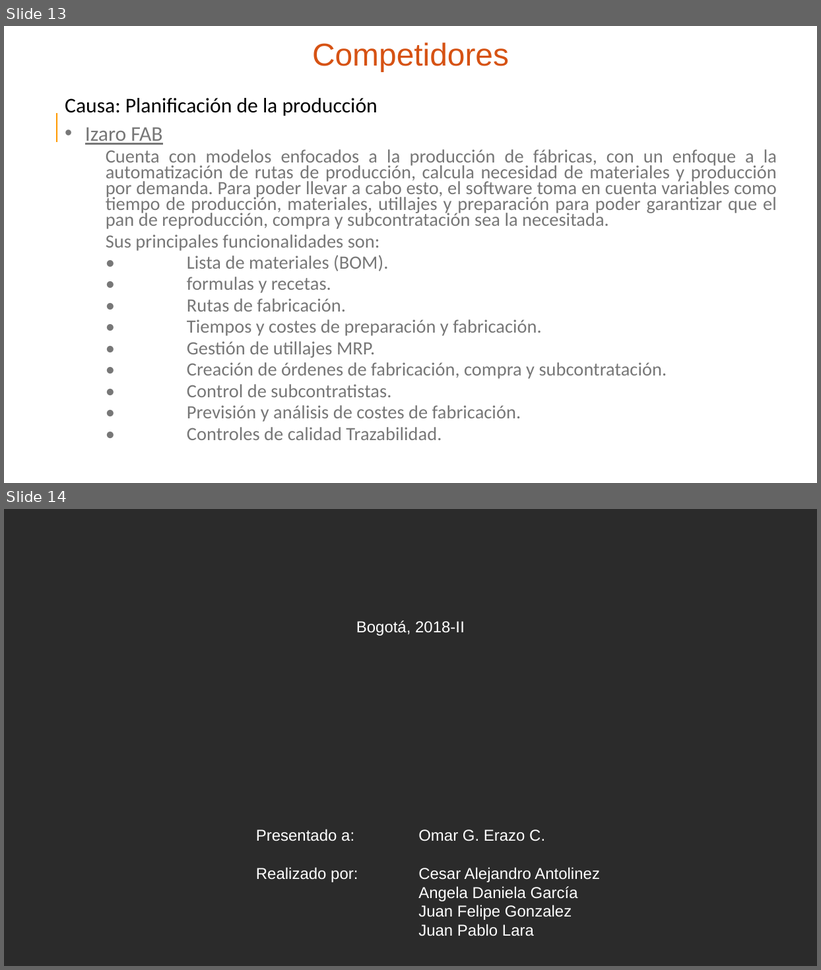
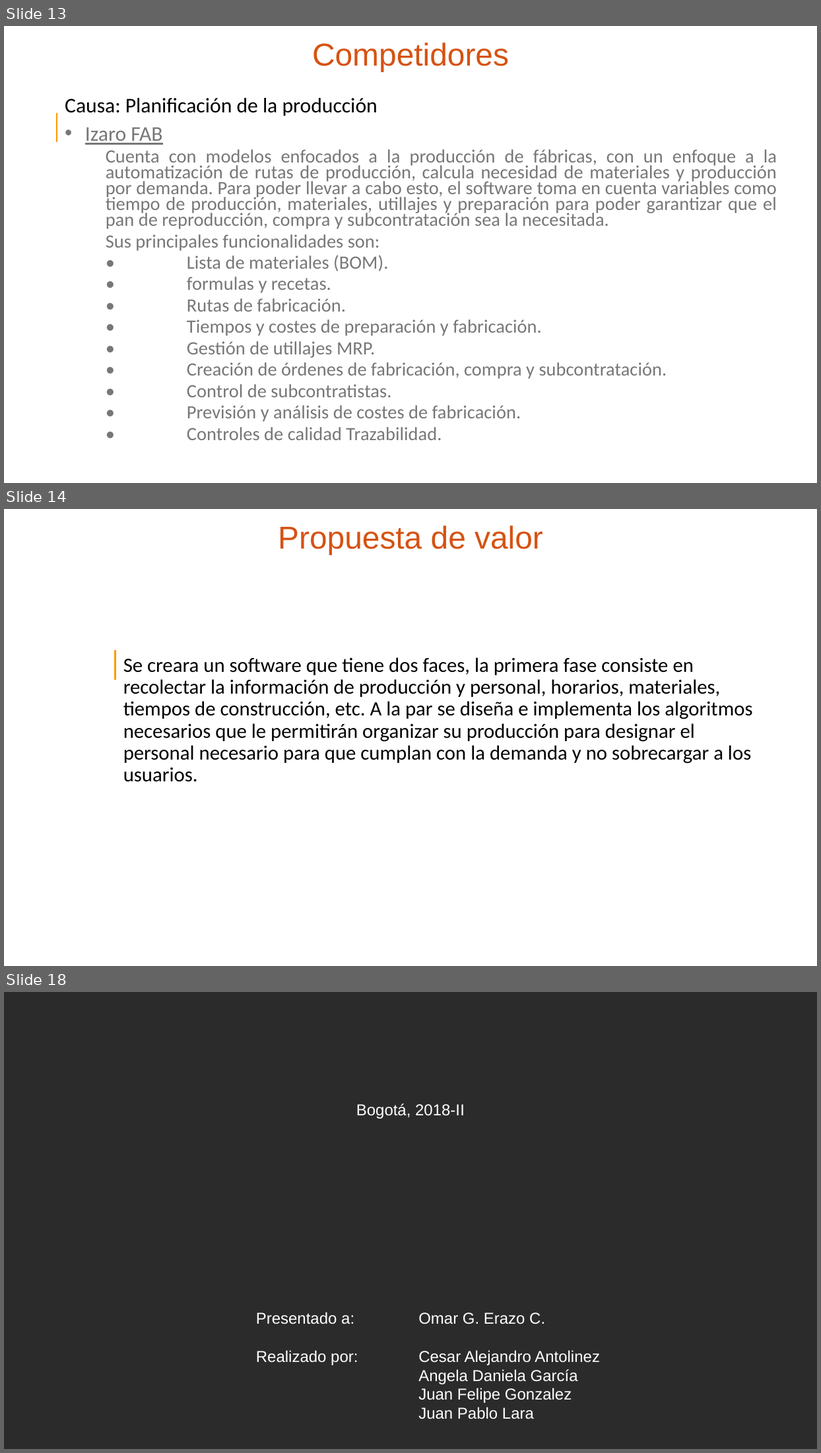
Before and after one commit to FelipeG23/Diseno_de_Procesos, a slide deck: Documentos/ActividadesEnClase/ComplementoPrimeraActividad/ComplementoActividadClase.pptx. Shown one above the other, each under a label of ours: slides 13 and 14 before the commit, slides 13, 14 and 18 after it; the slides between them are not shown. The pictures are 821x970 and 821x1453 pixels, drawn with LibreOffice and Linux fonts; fonts in the diff are those of the drawing; background and template pictures are left out; a plain dark background stands for a picture behind light text. Boxes give left, top, right and bottom in pixels: in the first picture for what was removed or moved away, otherwise in the second. Text is boxed around its words. In the diff, an @@ line names an element or a change of style, - is before the commit and + after.

```diff
--- a/Documentos/ActividadesEnClase/ComplementoPrimeraActividad/ComplementoActividadClase.pptx
+++ b/Documentos/ActividadesEnClase/ComplementoPrimeraActividad/ComplementoActividadClase.pptx
@@ slide 14 added at (4, 509, 817, 966), background picture (left out) @@
@@ title added at (278, 525, 543, 555), 28 pt, text #D65213 @@
+Propuesta de valor
@@ line added from (116, 650) to (116, 680), #FF9900 1.5 pt @@
@@ text added at (123, 657, 752, 782), 18 pt, text #000000 @@
+Se creara un software que tiene dos faces, la primera fase consiste en recolectar la información de producción y personal, horarios, materiales, tiempos de construcción, etc. A la par se diseña e implementa los algoritmos necesarios que le permitirán organizar su producción para designar el personal necesario para que cumplan con la demanda y no sobrecargar a los usuarios.
@@ what was slide 14 is now slide 18 @@
```
Also in this commit, not shown: 3 other slides added.
